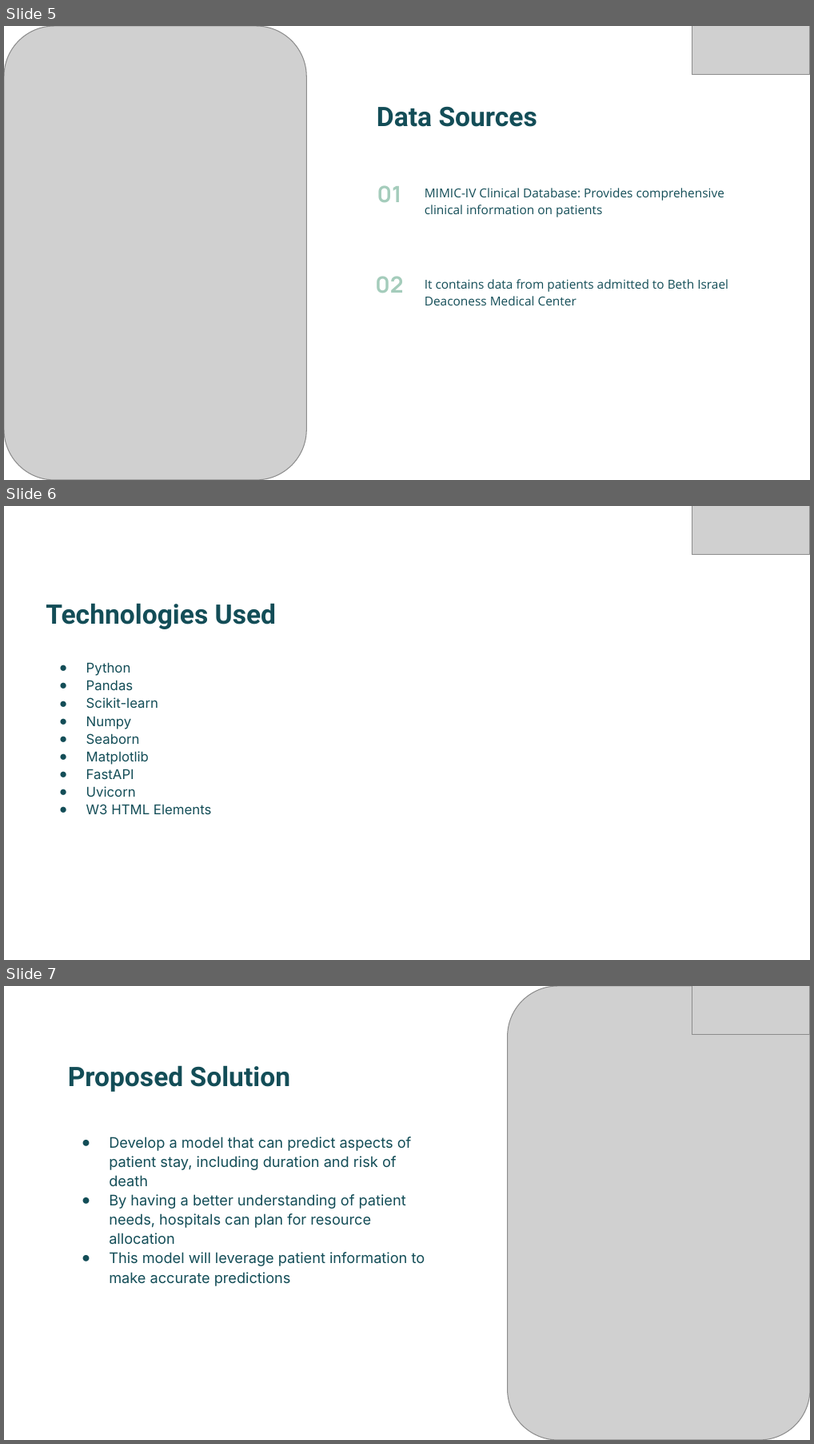
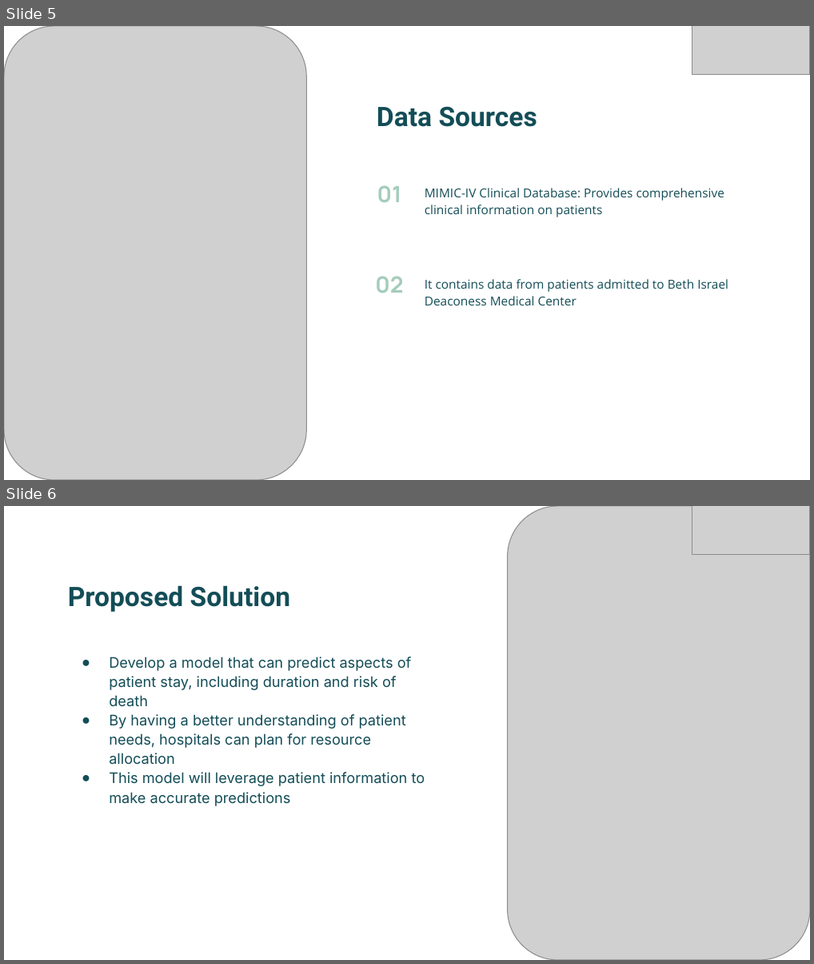
Before and after one commit to bizzfuzz/CHOP-comprehensive-hospital-outcome-prediction-system, a slide deck: CHOP.pptx. Shown one above the other, each under a label of ours: slides 5, 6 and 7 before the commit, slides 5 and 6 after it. The pictures are 814x1444 and 814x964 pixels, drawn with LibreOffice and Linux fonts; fonts in the diff are those of the drawing; grey boxes stand for pictures. Boxes give left, top, right and bottom in pixels: in the first picture for what was removed or moved away, otherwise in the second. Text is boxed around its words. In the diff, an @@ line names an element or a change of style, - is before the commit and + after.

```diff
--- a/CHOP.pptx
+++ b/CHOP.pptx
@@ slide 6 removed at (x1=4, y1=506, x2=810, y2=960), background #FFFFFF @@
@@ picture removed at (x1=692, y1=506, x2=810, y2=554) @@
@@ title removed at (x1=46, y1=603, x2=276, y2=629) @@
-Technologies Used
@@ subtitle removed at (x1=86, y1=662, x2=211, y2=814) @@
-● Python
-● Pandas
-● Scikit-learn
-● Numpy
-● Seaborn
-● Matplotlib
-● FastAPI
-● Uvicorn
-● W3 HTML Elements
@@ what was slide 7 is now slide 6 @@
```
Also in this commit, not shown: 2 slides changed, 1 slide added, 1 other file.
